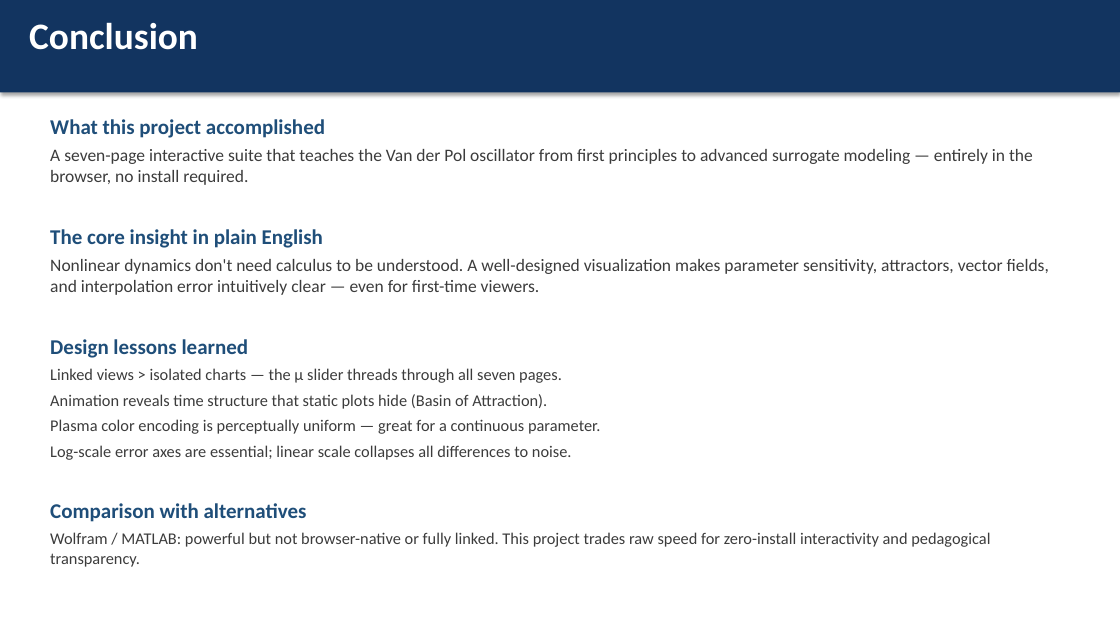
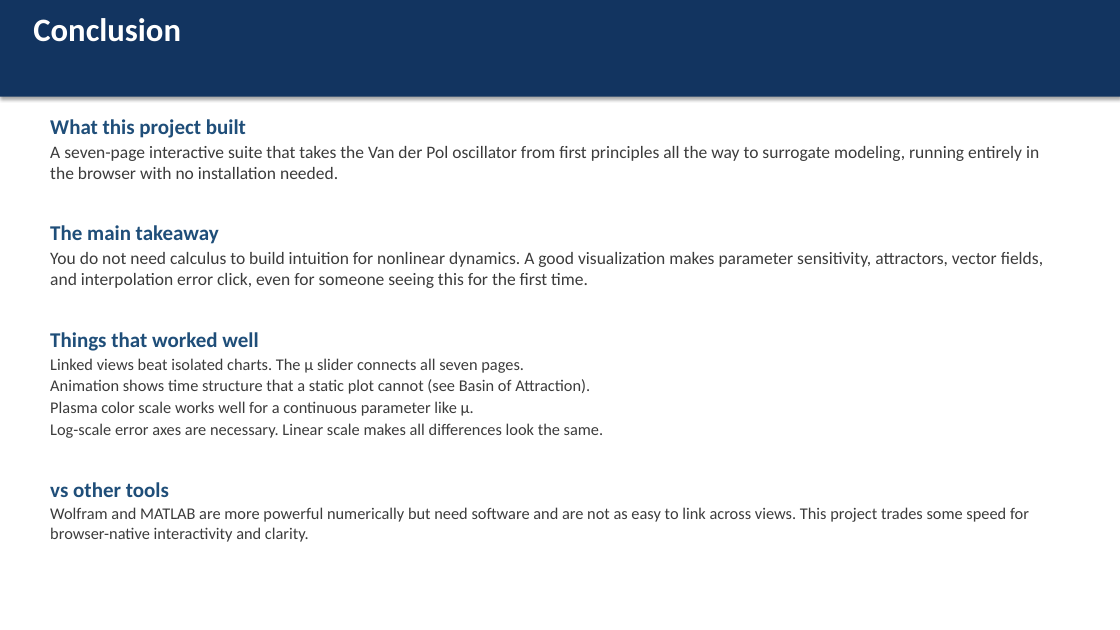
Before and after one commit to gfranco008/cis568, a slide deck: slide 13 of Final/Van_der_Pol_Visualization_Presentation.pptx. Drawn at 1120x630 pixels with LibreOffice and Linux fonts; fonts in the diff are those of the drawing. Boxes give left, top, right and bottom in pixels: in the first picture for what was removed or moved away, otherwise in the second. Text is boxed around its words. In the diff, an @@ line names an element or a change of style, - is before the commit and + after.

Commit message:
Update Van der Pol Visualization presentation file

```diff
--- a/Final/Van_der_Pol_Visualization_Presentation.pptx
+++ b/Final/Van_der_Pol_Visualization_Presentation.pptx
@@ rectangle: place and size @@
-rectangle at [0,0,1120,92]
+rectangle at [0,0,1120,97]
@@ text "Conclusion" at [33,18,181,42]: size 32 to 28 pt @@
@@ text at [50,119,1043,542]: text changed @@
-What this project accomplished
-A seven-page interactive suite that teaches the Van der Pol oscillator from first principles to advanced surrogate modeling — entirely in the browser, no install required.
-The core insight in plain English
-Nonlinear dynamics don't need calculus to be understood. A well-designed visualization makes parameter sensitivity, attractors, vector fields, and interpolation error intuitively clear — even for first-time viewers.
-Design lessons learned
-Linked views > isolated charts — the μ slider threads through all seven pages.
-Animation reveals time structure that static plots hide (Basin of Attraction).
-Plasma color encoding is perceptually uniform — great for a continuous parameter.
-Log-scale error axes are essential; linear scale collapses all differences to noise.
-Comparison with alternatives
-Wolfram / MATLAB: powerful but not browser-native or fully linked. This project trades raw speed for zero-install interactivity and pedagogical transparency.
+What this project built
+A seven-page interactive suite that takes the Van der Pol oscillator from first principles all the way to surrogate modeling, running entirely in the browser with no installation needed.
+The main takeaway
+You do not need calculus to build intuition for nonlinear dynamics. A good visualization makes parameter sensitivity, attractors, vector fields, and interpolation error click, even for someone seeing this for the first time.
+Things that worked well
+Linked views beat isolated charts. The μ slider connects all seven pages.
+Animation shows time structure that a static plot cannot (see Basin of Attraction).
+Plasma color scale works well for a continuous parameter like μ.
+Log-scale error axes are necessary. Linear scale makes all differences look the same.
+vs other tools
+Wolfram and MATLAB are more powerful numerically but need software and are not as easy to link across views. This project trades some speed for browser-native interactivity and clarity.
```
Also in this commit, not shown: 13 other slides changed.
